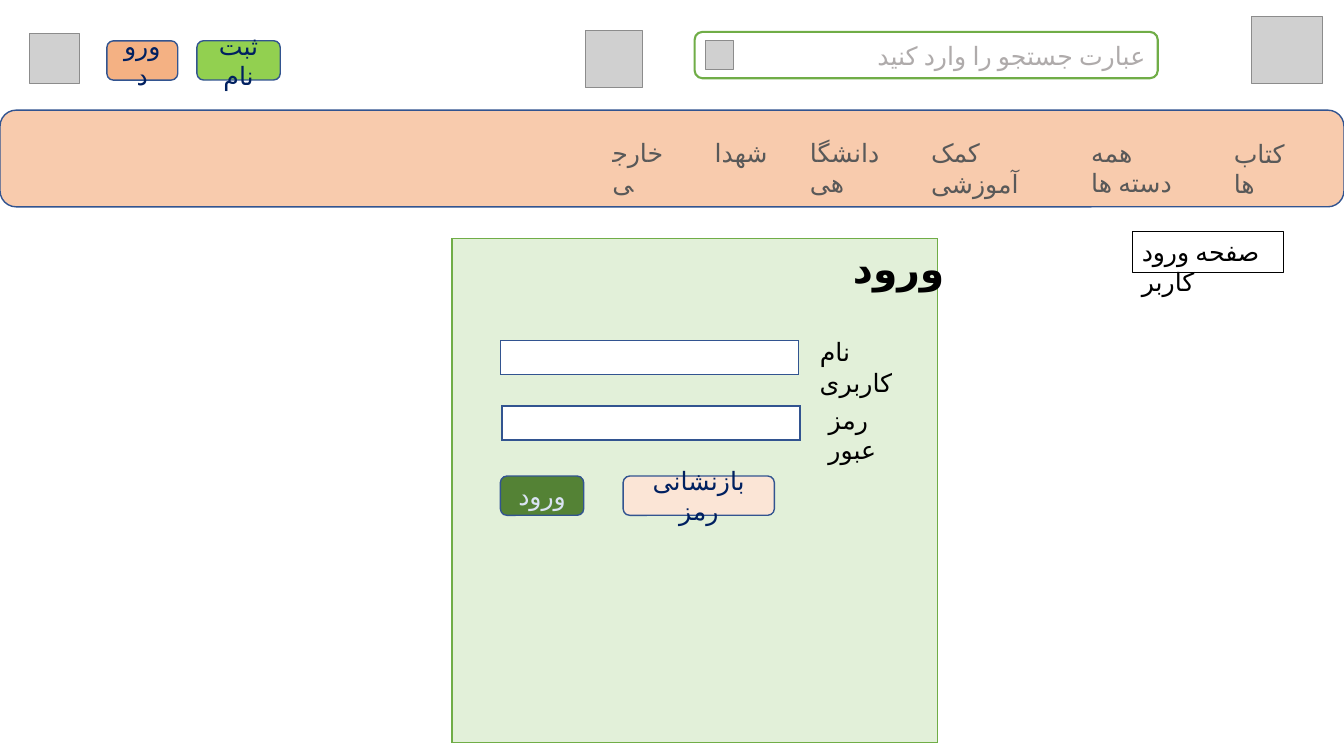
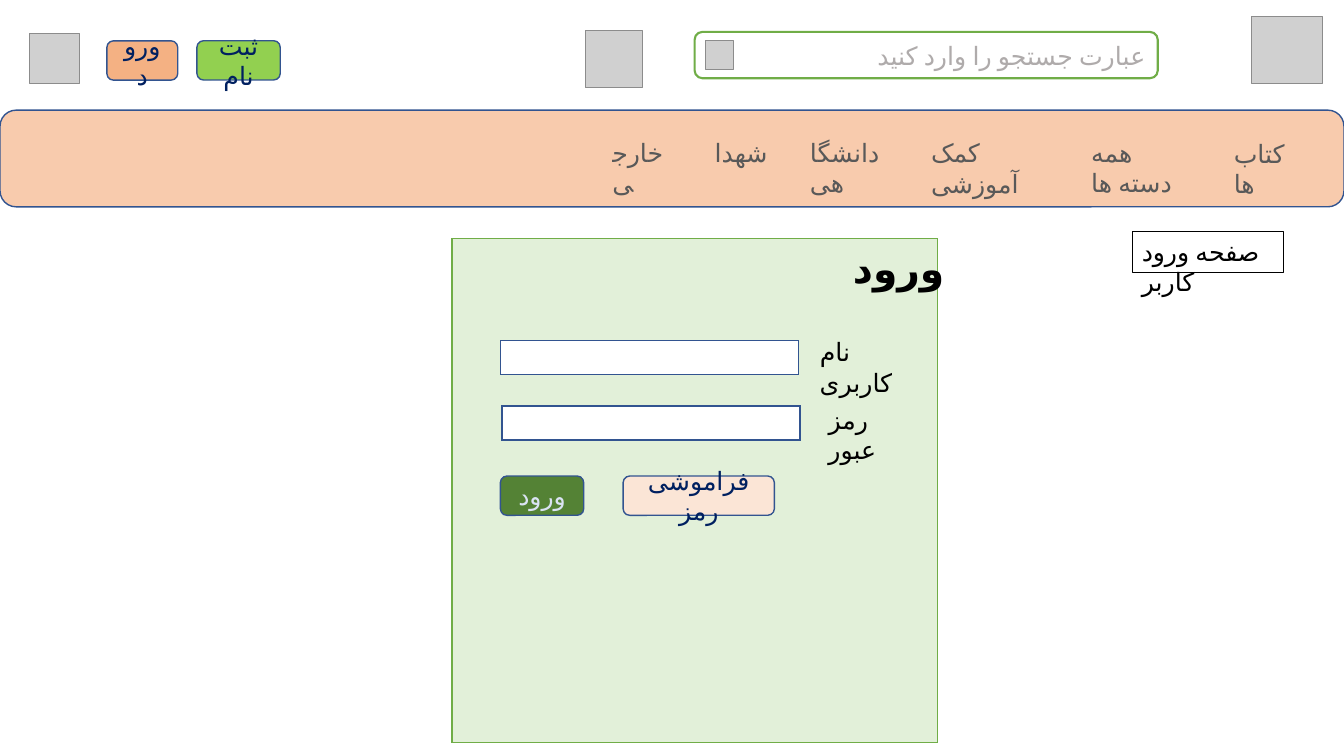
Before and after one commit to FatemehRahmanzadeh/Book_store_Persian_rtl, a slide deck: slide 8 of preview.pptx. Drawn at 1344x756 pixels with LibreOffice and Linux fonts; fonts in the diff are those of the drawing; grey boxes stand for pictures; background and template pictures are left out. Boxes give left, top, right and bottom in pixels: in the first picture for what was removed or moved away, otherwise in the second. Text is boxed around its words. In the diff, an @@ line names an element or a change of style, - is before the commit and + after.

```diff
--- a/preview.pptx
+++ b/preview.pptx
@@ text in rounded rectangle at (648,471,750,526): text changed @@
-بازنشانی رمز
+فراموشی رمز
```
Also in this commit, not shown: 1 other slide changed, 11 slides added, 12 other files.
